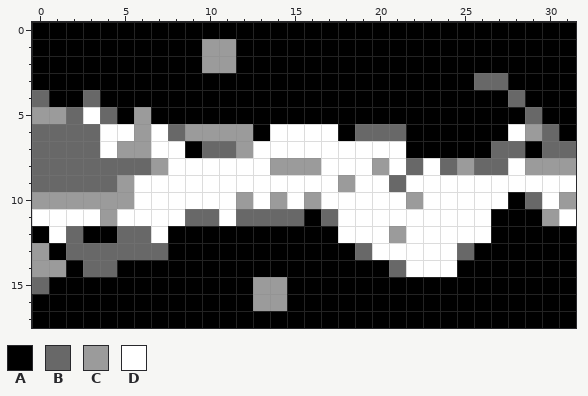
Pixel-art sprite -- ShaderAssets/MagicTrail.png. Above, as it was before the edit.
The file is 512x288 pixels, drawn in blocks of 16x16; one block is one cell here. Colours within 5 levels of each other are drawn and written as one.
Palette (. is transparent): A #000000  B #686868  C #9b9b9b  D #ffffff
Pixels before, first column x 0:
 0 AAAAAAAAAAAAAAAAAAAAAAAAAAAAAAAA
 1 AAAAAAAAAACCAAAAAAAAAAAAAAAAAAAA
 2 AAAAAAAAAACCAAAAAAAAAAAAAAAAAAAA
 3 AAAAAAAAAAAAAAAAAAAAAAAAAABBAAAA
 4 BAABAAAAAAAAAAAAAAAAAAAAAAAABAAA
 5 CCBDBACAAAAAAAAAAAAAAAAAAAAAABAA
 6 BBBBDDCDBCCCCADDDDABBBAAAAAADCBA
 7 BBBBDCCDDABBCDDDDDDDDDAAAAABBABB
 8 BBBBBBBCDDDDDDCCCDDDCDBDBCBBDCCC
 9 BBBBBCDDDDDDDDDDDDCDDBDDDDDDDDDD
10 CCCCCCDDDDDDCDCDCDDDDDCDDDDDABDC
11 DDDDCDDDDBBDBBBBABDDDDDDDDDAAACD
12 ADBAABBDAAAAAAAAAADDDCDDDDDAAAAA
13 CABBBBBBAAAAAAAAAAABDDDDDBAAAAAA
14 CCABBAAAAAAAAAAAAAAAABDDDAAAAAAA
15 BAAAAAAAAAAAACCAAAAAAAAAAAAAAAAA
16 AAAAAAAAAAAAACCAAAAAAAAAAAAAAAAA
17 AAAAAAAAAAAAAAAAAAAAAAAAAAAAAAAA
After the commit:
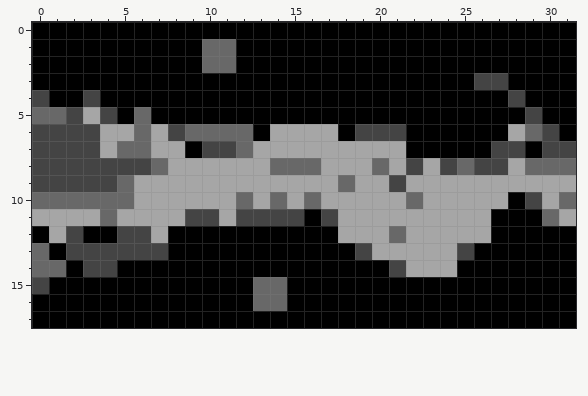
What changed:
colour B: #686868 -> #444444
colour C: #9b9b9b -> #686868
colour D: #ffffff -> #a6a6a6
Where, in picture pixels (left, top, right, bottom), the same in both pictures:
changed: (32, 39, 576, 311)
